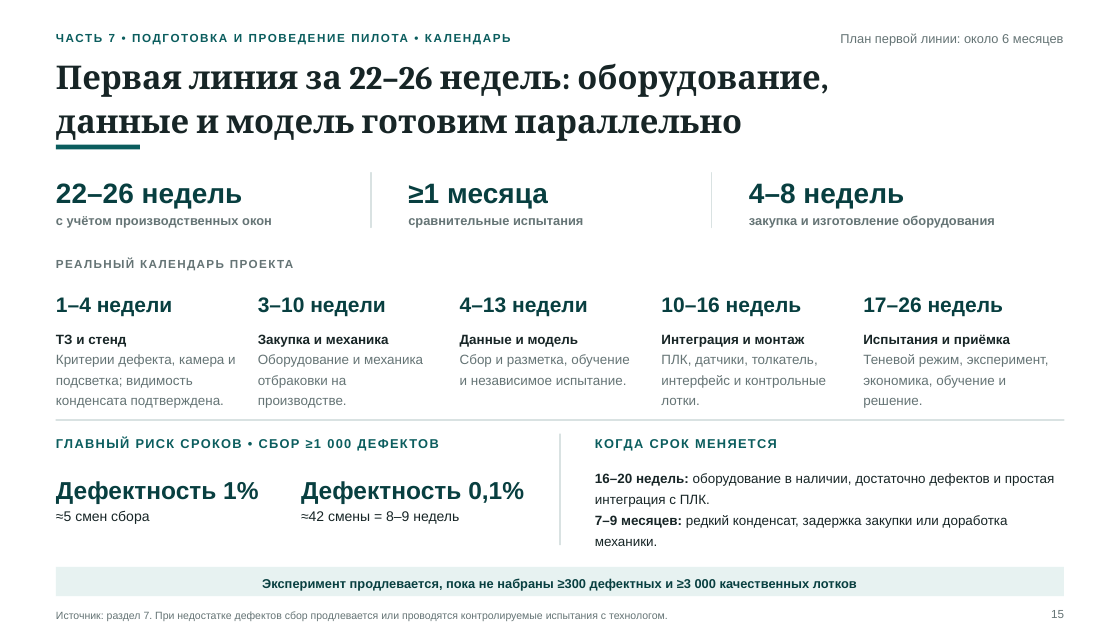
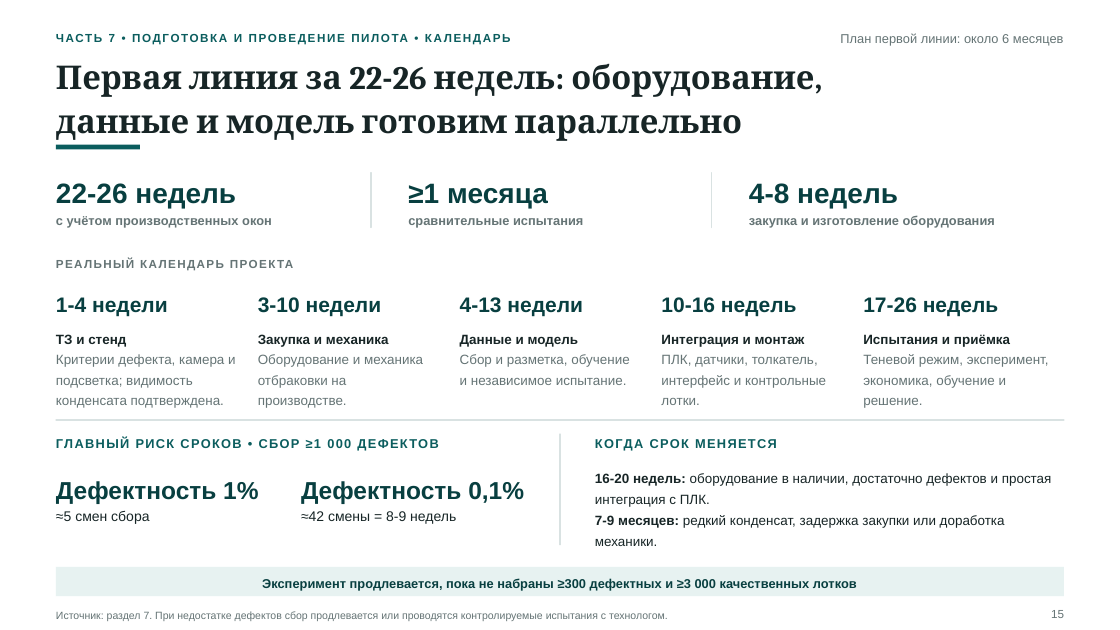
Before and after one commit to TatsianaPoto/head_of_IA, a slide deck: slide 1 of 7_PoC.pptx. Drawn at 1120x630 pixels with LibreOffice and Linux fonts; fonts in the diff are those of the drawing. Boxes give left, top, right and bottom in pixels: in the first picture for what was removed or moved away, otherwise in the second. Text is boxed around its words. In the diff, an @@ line names an element or a change of style, - is before the commit and + after.

```diff
--- a/7_PoC.pptx
+++ b/7_PoC.pptx
@@ text at [56,63,814,141]: text changed @@
-Первая линия за 22–26 недель: оборудование,
-данные и модель готовим параллельно
+Первая линия за 22-26 недель: оборудование,
+данные и модель готовим параллельно
@@ text at [56,183,236,209]: text changed @@
-22–26 недель
+22-26 недель
@@ text at [749,183,898,209]: text changed @@
-4–8 недель
+4-8 недель
@@ text at [56,297,168,317]: text changed @@
-1–4 недели
+1-4 недели
@@ text at [258,297,382,317]: text changed @@
-3–10 недели
+3-10 недели
@@ text at [460,297,583,317]: text changed @@
-4–13 недели
+4-13 недели
@@ text at [661,297,797,317]: text changed @@
-10–16 недель
+10-16 недель
@@ text at [863,297,999,317]: text changed @@
-17–26 недель
+17-26 недель
@@ text at [595,473,1052,546]: text changed @@
-16–20 недель: оборудование в наличии, достаточно дефектов и простая интеграция с ПЛК.
-7–9 месяцев: редкий конденсат, задержка закупки или доработка механики.
+16-20 недель: оборудование в наличии, достаточно дефектов и простая интеграция с ПЛК.
+7-9 месяцев: редкий конденсат, задержка закупки или доработка механики.
@@ text at [301,511,456,524]: text changed @@
-≈42 смены = 8–9 недель
+≈42 смены = 8-9 недель
```
Also in this commit, not shown: 1 other slide changed, 4 other files.
